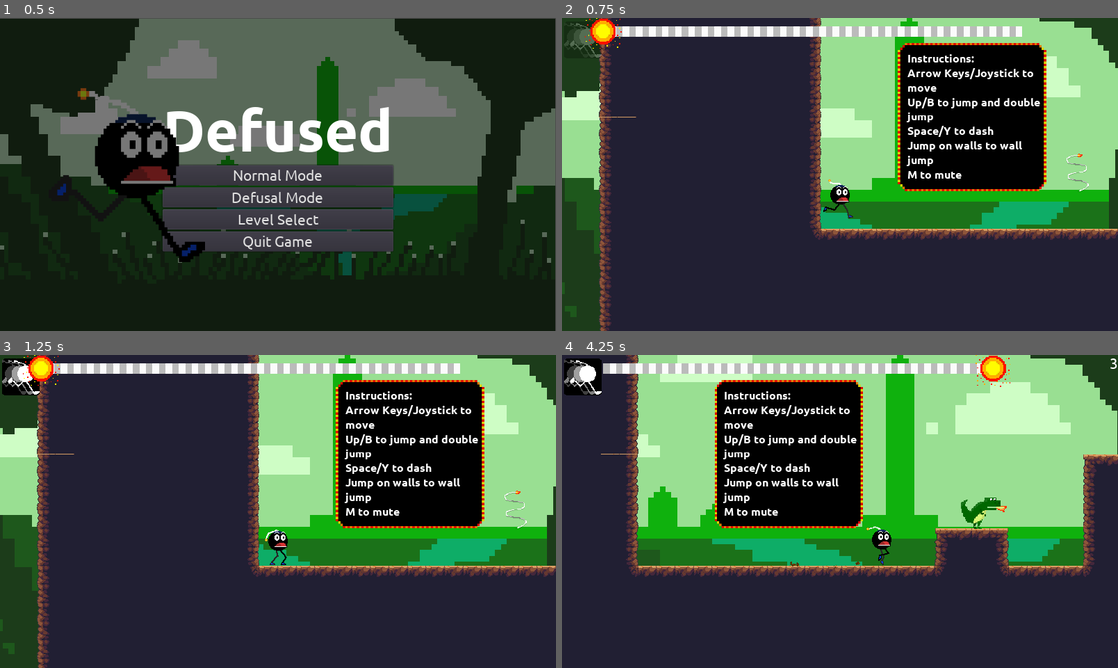
Above: before the commit, frames 1-4 (two rows, left to right).
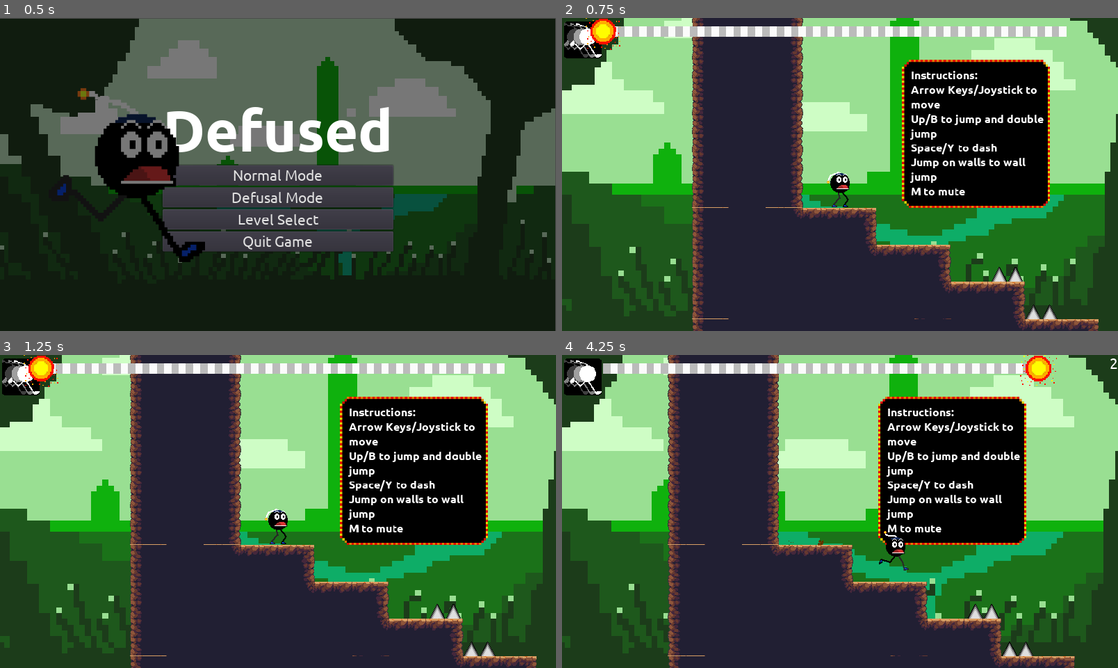
Above: after the commit, the same moments.

Repository: keshava1/defused
Game: Godot game, scene res://StartMenu.tscn
Two runs of this game, one before a commit and one after it. Both use one fixed random seed, a clock stepped at 60 frames per second and the inputs below. The engine's default icon, where the game draws it, is replaced by a stand-in: a white triangle on a blue panel in a dark square. Sound files missing from this copy of the repository are replaced by a short silence.
Inputs:
- Up to frame 1 (0.5 s): no input
- Up to frame 2 (0.75 s): click "Defusal Mode" at 0.5 s
- Up to frame 3 (1.25 s): no input
- Up to frame 4 (4.25 s): tap Enter (ui_accept) at 1.25, 1.35, 1.52, 1.82, 2.1, 2.27, 2.57, 2.85, 3.6, 3.77, 4.07 s; hold Right (ui_right) 1.28-2.78 s; hold Left (ui_left) 2.78-3.53 s; hold Right (ui_right) from 3.53 s (still down)

Frame 1 is identical in both runs. In frame 2, 44% of the frame differs, in the area x 0-100%, y 0-100%; in frame 3, 44%; in frame 4, 68%.

Commit message:
more qol

Diff:
--- a/Project 1 Platformer Git/Player.tscn
+++ b/Project 1 Platformer Git/Player.tscn
@@ -229,6 +229,7 @@
 scale = Vector2( 0.232812, 0.232812 )
 frames = SubResource( 2 )
 animation = "Idle"
+frame = 1
 playing = true
 
 [node name="CollisionShape2D" type="CollisionShape2D" parent="."]
@@ -303,7 +304,7 @@
 [node name="ProgressBar" type="TextureProgress" parent="UI/Control"]
 margin_left = 71.0
 margin_top = 14.0
-margin_right = 795.0
+margin_right = 871.0
 margin_bottom = 32.0
 value = 100.0
 texture_progress = ExtResource( 7 )
@@ -314,7 +315,6 @@
 
 [node name="Spark" type="AnimatedSprite" parent="UI/Control"]
 frames = SubResource( 40 )
-frame = 3
 playing = true
 
 [node name="deathTween" type="Tween" parent="."]
--- a/Project 1 Platformer Git/Scenes/World5.tscn
+++ b/Project 1 Platformer Git/Scenes/World5.tscn
@@ -6,6 +6,7 @@
 [ext_resource path="res://Spike.tscn" type="PackedScene" id=4]
 [ext_resource path="res://Spring.tscn" type="PackedScene" id=5]
 [ext_resource path="res://WorldComplete.tscn" type="PackedScene" id=6]
+[ext_resource path="res://Scenes/String.tscn" type="PackedScene" id=7]
 
 [node name="Node2D" type="Node2D"]
 
@@ -88,3 +89,12 @@
 position = Vector2( 3360, -1 )
 rotation = 3.14159
 next_world = "res://Scenes/World6.tscn"
+
+[node name="String" parent="." instance=ExtResource( 7 )]
+position = Vector2( 568, -88 )
+
+[node name="String2" parent="." instance=ExtResource( 7 )]
+position = Vector2( 2384, -16 )
+
+[node name="String3" parent="." instance=ExtResource( 7 )]
+position = Vector2( 1152, 184 )
--- a/Project 1 Platformer Git/Scenes/World6.tscn
+++ b/Project 1 Platformer Git/Scenes/World6.tscn
@@ -303,11 +303,14 @@
 [node name="GravitySwitch2" parent="Gravity + Springs" instance=ExtResource( 5 )]
 position = Vector2( -120, -448 )
 
+[node name="String2" parent="." instance=ExtResource( 7 )]
+position = Vector2( -483, -267 )
+
+[node name="String3" parent="." instance=ExtResource( 7 )]
+position = Vector2( -1350, -1397 )
+
 [node name="String" parent="." instance=ExtResource( 7 )]
 position = Vector2( -988, -1021 )
 
-[node name="String" parent="String" instance=ExtResource( 7 )]
-position = Vector2( 505, 754 )
-
-[node name="String2" parent="String" instance=ExtResource( 7 )]
-position = Vector2( -362, -376 )
+[node name="String4" parent="." instance=ExtResource( 7 )]
+position = Vector2( -959, -777 )
--- a/Project 1 Platformer Git/Scenes/World7.tscn
+++ b/Project 1 Platformer Git/Scenes/World7.tscn
@@ -197,7 +197,7 @@
 
 [node name="WorldComplete" parent="." instance=ExtResource( 5 )]
 position = Vector2( 3700, 32 )
-next_world = "res://World.tscn"
+next_world = "res://World2.tscn"
 
 [node name="Enemy" parent="." instance=ExtResource( 6 )]
 position = Vector2( 443, -43 )
@@ -205,64 +205,86 @@
 [node name="Enemy2" parent="." instance=ExtResource( 6 )]
 position = Vector2( 2851, 15 )
 
-[node name="Instructions" type="Node2D" parent="."]
-position = Vector2( 66, 128 )
+[node name="String" parent="." instance=ExtResource( 9 )]
+position = Vector2( 314, -32 )
+
+[node name="String2" parent="." instance=ExtResource( 9 )]
+position = Vector2( 1666, -64 )
+
+[node name="String3" parent="." instance=ExtResource( 9 )]
+position = Vector2( 2370, -896 )
+
+[node name="Jump!" type="Node2D" parent="."]
+position = Vector2( 394, -120 )
 z_index = -1
 __meta__ = {
 "_edit_group_": true
 }
 
-[node name="Sprite" type="Sprite" parent="Instructions"]
+[node name="Sprite" type="Sprite" parent="Jump!"]
 position = Vector2( 66, -256 )
 scale = Vector2( 0.8, 0.8 )
 texture = ExtResource( 7 )
 
-[node name="Instructions" type="Label" parent="Instructions"]
-margin_left = -46.0
-margin_top = -368.0
-margin_right = 196.0
-margin_bottom = -136.0
+[node name="Instructions" type="Label" parent="Jump!"]
+margin_left = -40.0
+margin_top = -288.0
+margin_right = 202.0
+margin_bottom = -56.0
 custom_fonts/font = SubResource( 1 )
-text = "Instructions:
-Arrow Keys/Joystick to
-move
-Up/B to jump and double
-jump
-Space/Y to dash
-Jump on walls to wall
-jump
-M to mute"
+text = "Jump on the dinosaur
+and up the steps!"
 __meta__ = {
 "_edit_use_anchors_": false
 }
 
-[node name="End" type="Node2D" parent="."]
-position = Vector2( 3562, 64 )
+[node name="Jump!2" type="Node2D" parent="."]
+position = Vector2( 1618, -160 )
 z_index = -1
-
-[node name="Sprite" type="Sprite" parent="End"]
+__meta__ = {
+"_edit_group_": true
+}
+
+[node name="Sprite" type="Sprite" parent="Jump!2"]
 position = Vector2( 66, -256 )
 scale = Vector2( 0.8, 0.8 )
 texture = ExtResource( 7 )
 
-[node name="Instructions" type="Label" parent="End"]
-margin_left = -24.0
-margin_top = -296.0
-margin_right = 218.0
-margin_bottom = -64.0
+[node name="Instructions" type="Label" parent="Jump!2"]
+margin_left = -40.0
+margin_top = -312.0
+margin_right = 202.0
+margin_bottom = -80.0
 custom_fonts/font = SubResource( 1 )
-text = "Touch the fire
-extinguisher to go to
-the next level!"
+text = "Double jump off the
+spring, then hold right
+and press up to jump
+up the wall!"
 __meta__ = {
 "_edit_use_anchors_": false
 }
 
-[node name="String" parent="." instance=ExtResource( 9 )]
-position = Vector2( 314, -32 )
-
-[node name="String2" parent="." instance=ExtResource( 9 )]
-position = Vector2( 1666, -64 )
-
-[node name="String3" parent="." instance=ExtResource( 9 )]
-position = Vector2( 2370, -896 )
+[node name="Jump!3" type="Node2D" parent="."]
+position = Vector2( 2930, -96 )
+z_index = -1
+__meta__ = {
+"_edit_group_": true
+}
+
+[node name="Sprite" type="Sprite" parent="Jump!3"]
+position = Vector2( 66, -256 )
+scale = Vector2( 0.8, 0.8 )
+texture = ExtResource( 7 )
+
+[node name="Instructions" type="Label" parent="Jump!3"]
+margin_left = -40.0
+margin_top = -288.0
+margin_right = 202.0
+margin_bottom = -56.0
+custom_fonts/font = SubResource( 1 )
+text = "Use your dash to get
+through the tight
+space!"
+__meta__ = {
+"_edit_use_anchors_": false
+}
--- a/Project 1 Platformer Git/StartMenu.gd
+++ b/Project 1 Platformer Git/StartMenu.gd
@@ -5,8 +5,8 @@
 func _on_StartGame_pressed():
 	PlayerVars.timer = 0
 	PlayerVars.deaths = 0
-	PlayerVars.hardMode = false
-	get_tree().change_scene("res://Scenes/World7.tscn")
+
+	get_tree().change_scene("res://World.tscn")
 
 
 
@@ -23,7 +23,6 @@
 
 
 func _on_Hard_Mode_pressed():
-	PlayerVars.timer = 0
-	PlayerVars.deaths = 0
+
 	PlayerVars.hardMode = true
-	get_tree().change_scene("res://Scenes/World7.tscn")
+	_on_StartGame_pressed()
--- a/Project 1 Platformer Git/World.tscn
+++ b/Project 1 Platformer Git/World.tscn
@@ -1,12 +1,21 @@
-[gd_scene load_steps=8 format=2]
+[gd_scene load_steps=11 format=2]
 
 [ext_resource path="res://Player.tscn" type="PackedScene" id=1]
 [ext_resource path="res://WorldComplete.tscn" type="PackedScene" id=2]
 [ext_resource path="res://DirtAutoTile2.tres" type="TileSet" id=3]
 [ext_resource path="res://Spike.tscn" type="PackedScene" id=4]
 [ext_resource path="res://Spring.tscn" type="PackedScene" id=5]
-[ext_resource path="res://Scenes/Enemy.tscn" type="PackedScene" id=6]
+[ext_resource path="res://Fonts/Ubuntu-Bold.ttf" type="DynamicFontData" id=6]
 [ext_resource path="res://Scenes/String.tscn" type="PackedScene" id=7]
+[ext_resource path="res://Sprites/Text box-1.png.png" type="Texture" id=8]
+
+[sub_resource type="DynamicFont" id=1]
+size = 20
+font_data = ExtResource( 6 )
+
+[sub_resource type="DynamicFont" id=2]
+size = 20
+font_data = ExtResource( 6 )
 
 [node name="World" type="Node"]
 
@@ -15,7 +24,7 @@
 
 [node name="WorldComplete" parent="." instance=ExtResource( 2 )]
 position = Vector2( 1792, 32 )
-next_world = "res://World2.tscn"
+next_world = "res://Scenes/World7.tscn"
 
 [node name="TileMap" type="TileMap" parent="."]
 tile_set = ExtResource( 3 )
@@ -105,8 +114,61 @@
 
 [node name="Spring" parent="Springs" instance=ExtResource( 5 )]
 
-[node name="Enemy" parent="." instance=ExtResource( 6 )]
-position = Vector2( 188, 270 )
-
 [node name="String" parent="." instance=ExtResource( 7 )]
 position = Vector2( 1213, 216 )
+
+[node name="Instructions" type="Node2D" parent="."]
+position = Vector2( 233, 385 )
+z_index = -1
+__meta__ = {
+"_edit_group_": true
+}
+
+[node name="Sprite" type="Sprite" parent="Instructions"]
+position = Vector2( 66, -256 )
+scale = Vector2( 0.8, 0.8 )
+texture = ExtResource( 8 )
+
+[node name="Instructions" type="Label" parent="Instructions"]
+margin_left = -46.0
+margin_top = -368.0
+margin_right = 196.0
+margin_bottom = -136.0
+custom_fonts/font = SubResource( 1 )
+text = "Instructions:
+Arrow Keys/Joystick to
+move
+Up/B to jump and double
+jump
+Space/Y to dash
+Jump on walls to wall
+jump
+M to mute"
+__meta__ = {
+"_edit_use_anchors_": false
+}
+
+[node name="End" type="Node2D" parent="."]
+position = Vector2( 1090, 258 )
+z_index = -1
+__meta__ = {
+"_edit_group_": true
+}
+
+[node name="Sprite" type="Sprite" parent="End"]
+position = Vector2( 66, -256 )
+scale = Vector2( 0.8, 0.8 )
+texture = ExtResource( 8 )
+
+[node name="Instructions" type="Label" parent="End"]
+margin_left = -24.0
+margin_top = -296.0
+margin_right = 218.0
+margin_bottom = -64.0
+custom_fonts/font = SubResource( 2 )
+text = "Touch the fire
+extinguisher to go to
+the next level!"
+__meta__ = {
+"_edit_use_anchors_": false
+}
--- a/Project 1 Platformer Git/World2.tscn
+++ b/Project 1 Platformer Git/World2.tscn
@@ -20,7 +20,7 @@
 [node name="TileMap" type="TileMap" parent="."]
 tile_set = ExtResource( 1 )
 format = 1
-tile_data = PoolIntArray( -262108, 0, 1, -262107, 0, 2, -131 …(1865 unchanged characters)… 9821, 0, 131073, 589822, 0, 131074, 524291, 0, 65537, 524292, 0, 65538, 524324, 0, 131073, 524325, 0, 131074, 655342, 0, 131073, 655343, 0, 196619, 655344, 0, 196619, 655345, 0, 196619, 655346, 0, 131074, 655357, 0, 65537, 655358, 0, 65538, 589860, 0, 131073, 589861, 0 …(671 unchanged characters)…
+tile_data = PoolIntArray( -262108, 0, 1, -262107, 0, 2, -131 …(1865 unchanged characters)… 9821, 0, 131073, 589822, 0, 131074, 524288, 0, 1, 524289, 0, 2, 524291, 0, 65537, 524292, 0, 65538, 524324, 0, 131073, 524325, 0, 131074, 655342, 0, 131073, 655343, 0, 196619, 655344, 0, 196619, 655345, 0, 196619, 655346, 0, 131074, 655357, 0, 65537, 655358, 0, 65538, 589824, 0, 65537, 589825, 0, 65538, 589860, 0, 131073, 589861, 0 …(671 unchanged characters)…
 
 [node name="Spikes" type="Node2D" parent="."]
 
--- a/Project 1 Platformer Git/World4.tscn
+++ b/Project 1 Platformer Git/World4.tscn
@@ -6,6 +6,7 @@
 [ext_resource path="res://Spike.tscn" type="PackedScene" id=4]
 [ext_resource path="res://Spring.tscn" type="PackedScene" id=5]
 [ext_resource path="res://WorldComplete.tscn" type="PackedScene" id=6]
+[ext_resource path="res://Scenes/String.tscn" type="PackedScene" id=7]
 
 [node name="World4" type="Node2D"]
 
@@ -254,3 +255,9 @@
 [node name="WorldComplete" parent="." instance=ExtResource( 6 )]
 position = Vector2( 2080, 32 )
 next_world = "res://Scenes/World5.tscn"
+
+[node name="String" parent="." instance=ExtResource( 7 )]
+position = Vector2( 896, -268 )
+
+[node name="String2" parent="." instance=ExtResource( 7 )]
+position = Vector2( 1470, -90 )
Not shown: 1 places in Project 1 Platformer Git/Scenes/World5.tscn that only renumber resources
Not shown: 1 places in Project 1 Platformer Git/World4.tscn that only renumber resources
